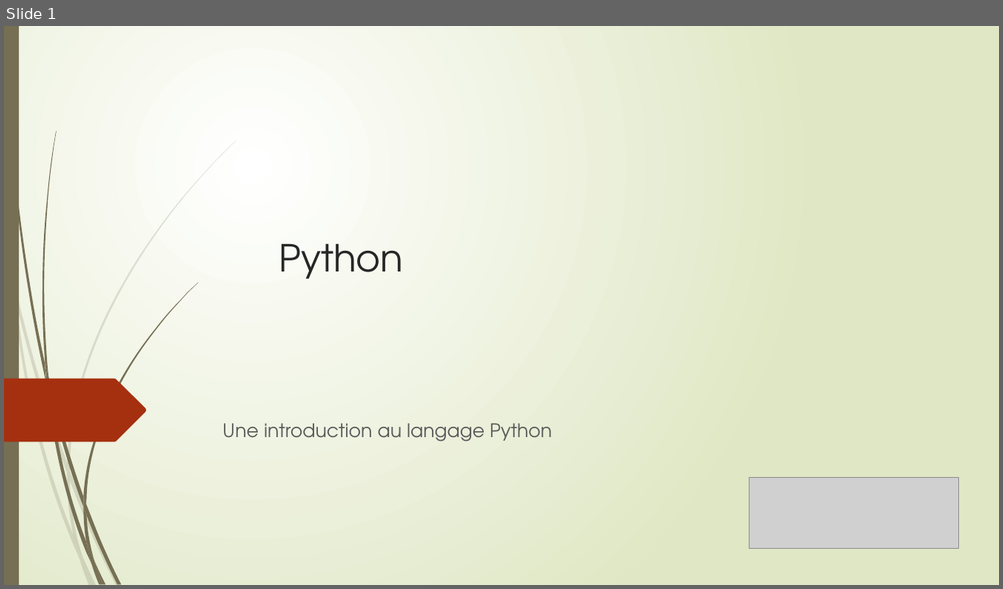
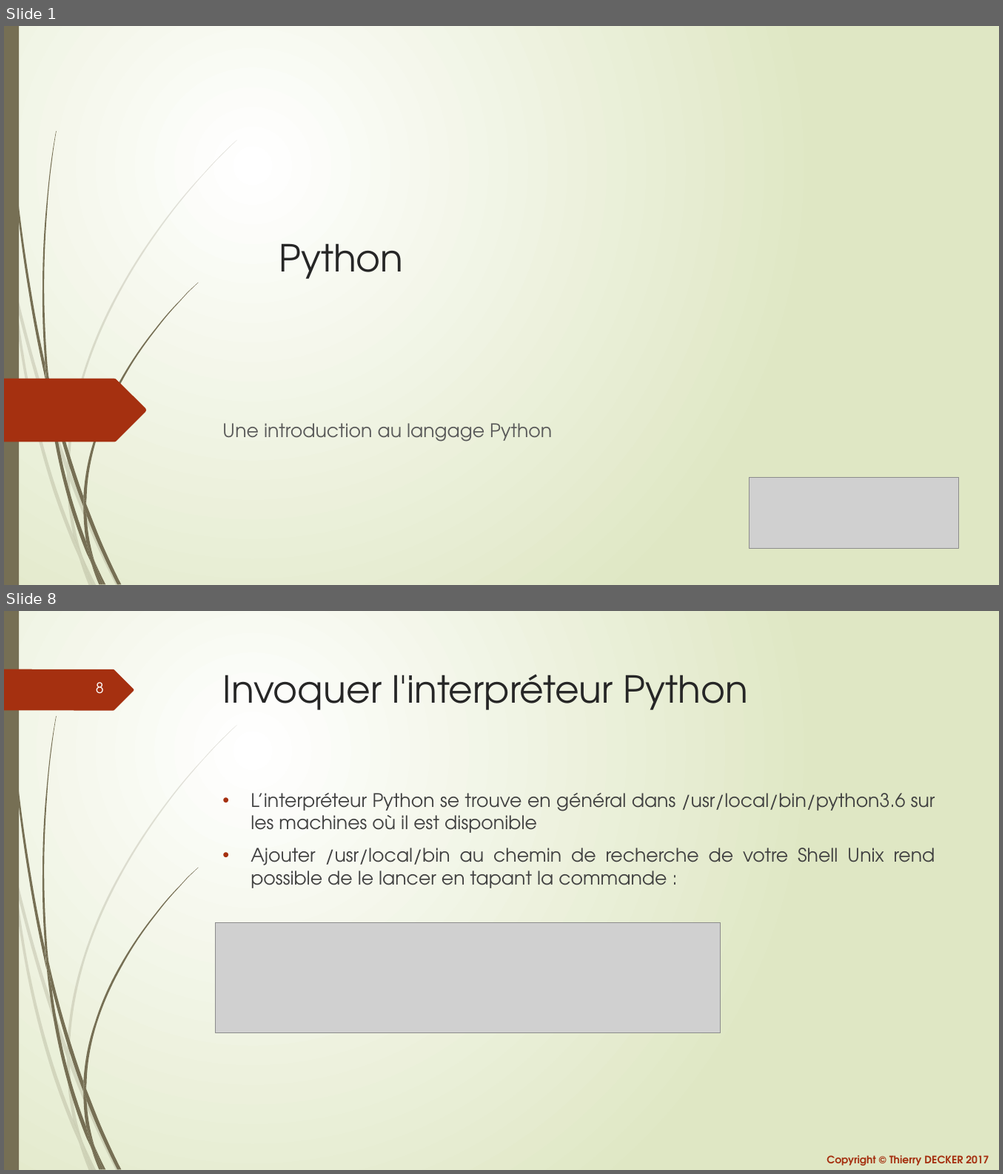
Before and after one commit to VikmanTheRacoon/learning-python, a slide deck: documentations/learning-python.pptx. Shown one above the other, each under a label of ours: slide 1 before the commit, slides 1 and 8 after it; the slides between them are not shown. The pictures are 1003x589 and 1003x1174 pixels, drawn with LibreOffice and Linux fonts; fonts in the diff are those of the drawing; grey boxes stand for pictures. Boxes give left, top, right and bottom in pixels: in the first picture for what was removed or moved away, otherwise in the second. Text is boxed around its words. In the diff, an @@ line names an element or a change of style, - is before the commit and + after.

```diff
--- a/documentations/learning-python.pptx
+++ b/documentations/learning-python.pptx
@@ slide 8 added at (x1=4, y1=611, x2=999, y2=1170), background gradient #FFFFFF to #DFE8C4; not listed: 23 template elements that a slide beside it also shows @@
@@ freeform shape added at (x1=4, y1=669, x2=134, y2=710), fill #A53010 @@
@@ title added at (x1=223, y1=674, x2=748, y2=710), 36 pt, text #262626 @@
+Invoquer l'interpréteur Python
@@ page number added at (x1=96, y1=682, x2=104, y2=694), 14 pt, text #FFFFFF @@
+8
@@ text added at (x1=250, y1=793, x2=935, y2=889), 18 pt, text #404040 @@
+• L’interpréteur Python se trouve en général dans /usr/local/bin/python3.6 sur les machines où il est disponible
+• Ajouter /usr/local/bin au chemin de recherche de votre Shell Unix rend possible de le lancer en tapant la commande :
@@ picture added at (x1=215, y1=923, x2=720, y2=1034) @@
@@ text added at (x1=826, y1=1156, x2=988, y2=1166), 10 pt, text #A53010, bold @@
+Copyright © Thierry DECKER 2017
```
Also in this commit, not shown: 5 slides changed, 7 other slides added, 1 other file.
